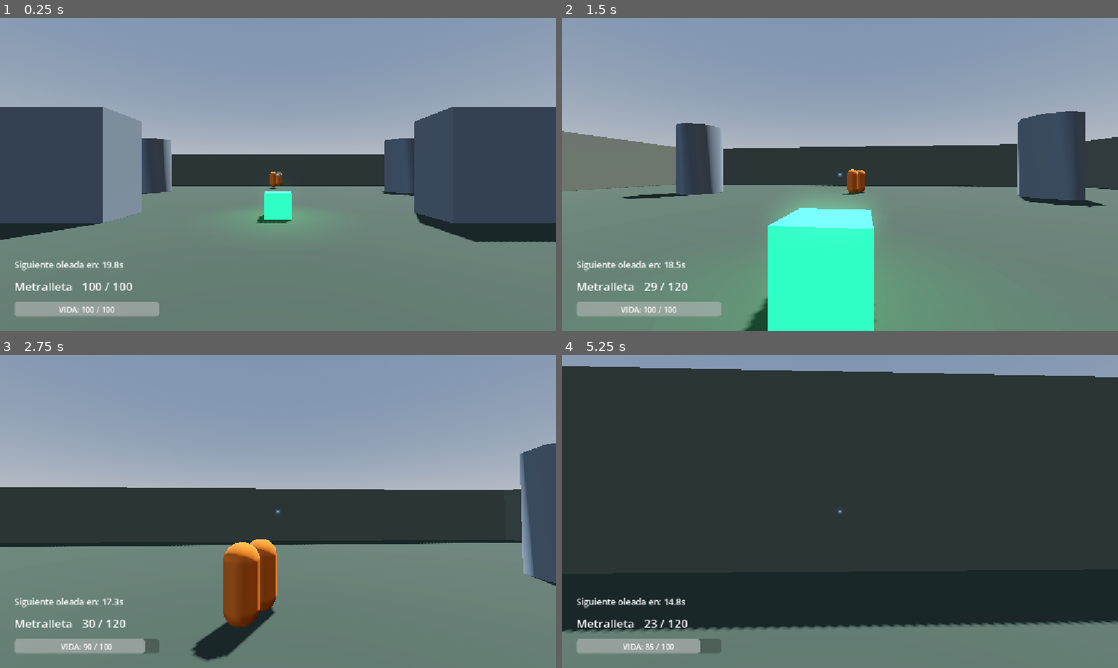
Above: before the commit, frames 1-4 (two rows, left to right).
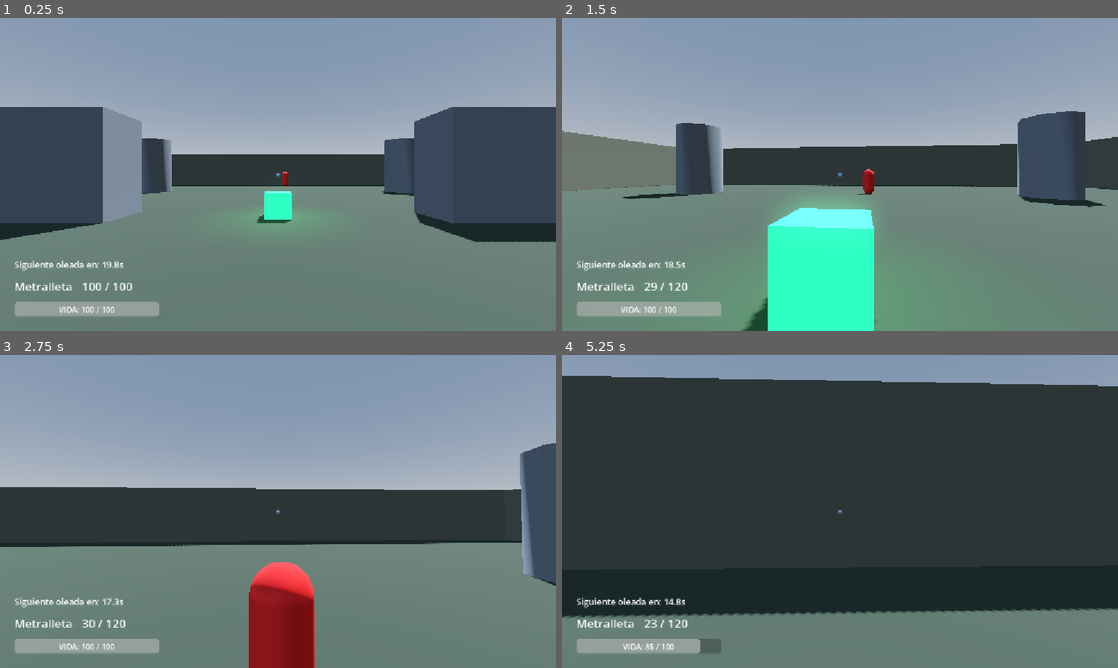
Above: after the commit, the same moments.

Repository: Jillkrav/Fps-Prueba
Game: Godot game, scene res://scenes/maps/map_2.tscn
The game is run twice, just before and just after one commit, with the same random seed, the same clock (stepped at 60 frames per second) and the same inputs. This scene is started directly instead of the project's main scene. The engine's default icon, where the game draws it, is replaced by a stand-in: a white triangle on a blue panel in a dark square.
Inputs (mouse positions are in pixels of both pictures, inside the frame that each line leads up to):
- Up to frame 1 (0.25 s): no input
- Up to frame 2 (1.5 s): tap Enter (ui_accept) at 0.5, 0.77 s; move the mouse to (867, 174) at 0.52 s; hold R 0.53-1.28 s; hold W from 0.53 s (still down); click (867, 174) at 0.67 s; move the mouse to (812, 174) at 1.27 s; tap F at 1.35 s
- Up to frame 3 (2.75 s): keep holding W; tap Enter (ui_accept) at 1.52 s; move the mouse to (289, 505) at 2.02 s; hold Space from 2.03 s (still down)
- Up to frame 4 (5.25 s): keep holding W; move the mouse to (834, 517) at 2.77 s; release Space at 2.78 s; tap R at 2.85 s; click (834, 517) at 2.92 s; tap Enter (ui_accept) at 3.02, 3.77, 4.52 s; move the mouse to (878, 514) at 3.52 s; hold F 3.53-4.28 s; move the mouse to (795, 508) at 4.27 s; tap Space at 4.35 s; move the mouse to (845, 511) at 5.02 s; hold R from 5.03 s (still down); click (845, 511) at 5.17 s

The runs differ from the first frame. In frame 1, 0.2% of the frame differs, in the area x 48-52%, y 49-55%; in frame 2, 0.4%; in frame 3, 6.4%; in frame 4, 7.7%, in the area x 0-100%, y 3-89%.
Error after the commit: Parse Error: Identifier "target_player" not declared in the current scope. (res://scripts/npc_pistolero.gd:24)

Commit message:
fix: relacion NPC funcional, aliados con color, invisible correcto, dev_menu rutas corregidas

Diff:
--- a/scripts/dev_menu.gd
+++ b/scripts/dev_menu.gd
@@ -1,17 +1,15 @@
-## Menu de desarrollo. Se activa con Q desde player.gd.
+## Menu de desarrollo. Se activa con Q desde hud.gd.
 ## Permite: ponerse invisible a los NPC y spawnear NPC configurados manualmente.
 extends Control
 
 # ─────────────────────────────────────────────────────
 # ESCENAS DE NPC DISPONIBLES
-# Para agregar un arma nueva: agregar entrada aquí + crear su escena.
 # ─────────────────────────────────────────────────────
 
 const NPC_SCENES: Dictionary = {
-	"melee":      "res://scenes/enemies/enemy_melee.tscn",
-	"pistolero":  "res://scenes/enemies/enemy_pistolero.tscn",
-	"escopetero": "res://scenes/enemies/enemy_escopetero.tscn",
-	# Futura metralleta: "metralleta": "res://scenes/enemies/enemy_metralleta.tscn",
+	"melee":      "res://scenes/npcs/npc_melee.tscn",
+	"pistolero":  "res://scenes/npcs/npc_pistolero.tscn",
+	"escopetero": "res://scenes/npcs/npc_escopetero.tscn",
 }
 
 # ─────────────────────────────────────────────────────
@@ -40,16 +38,15 @@
 # ─────────────────────────────────────────────────────
 
 func _ready() -> void:
-	# Asegurar que este nodo siempre procese aunque el juego esté pausado
 	process_mode = Node.PROCESS_MODE_ALWAYS
 
-	opt_relacion.add_item("Enemigo",  EnemyBase.Relacion.ENEMIGO)
-	opt_relacion.add_item("Neutral",  EnemyBase.Relacion.NEUTRAL)
-	opt_relacion.add_item("Amigable", EnemyBase.Relacion.AMIGABLE)
+	opt_relacion.add_item("Enemigo",  NpcBase.Relacion.ENEMIGO)
+	opt_relacion.add_item("Neutral",  NpcBase.Relacion.NEUTRAL)
+	opt_relacion.add_item("Amigable", NpcBase.Relacion.AMIGABLE)
 
-	opt_experiencia.add_item("Baja",  EnemyBase.Experiencia.BAJA)
-	opt_experiencia.add_item("Media", EnemyBase.Experiencia.MEDIA)
-	opt_experiencia.add_item("Alta",  EnemyBase.Experiencia.ALTA)
+	opt_experiencia.add_item("Baja",  NpcBase.Experiencia.BAJA)
+	opt_experiencia.add_item("Media", NpcBase.Experiencia.MEDIA)
+	opt_experiencia.add_item("Alta",  NpcBase.Experiencia.ALTA)
 
 	for arma_key in NPC_SCENES.keys():
 		opt_arma.add_item(arma_key.capitalize())
@@ -64,14 +61,13 @@
 	btn_volver.pressed.connect(_on_volver_pressed)
 
 # ─────────────────────────────────────────────────────
-# TOGGLE DEL MENU (llamado desde player.gd)
+# TOGGLE DEL MENU
 # ─────────────────────────────────────────────────────
 
 func toggle_menu() -> void:
 	visible = !visible
 	panel_npc.visible = false
 	panel_principal.visible = true
-
 	if visible:
 		Input.mouse_mode = Input.MOUSE_MODE_VISIBLE
 	else:
@@ -113,13 +109,13 @@
 		push_error("DevMenu: no se pudo cargar la escena: " + scene_path)
 		return
 
-	var npc: EnemyBase = packed.instantiate() as EnemyBase
+	var npc: NpcBase = packed.instantiate() as NpcBase
 	if not npc:
-		push_error("DevMenu: la escena no es un EnemyBase: " + scene_path)
+		push_error("DevMenu: la escena no es un NpcBase: " + scene_path)
 		return
 
-	npc.relacion    = relacion_id as EnemyBase.Relacion
-	npc.experiencia = experiencia_id as EnemyBase.Experiencia
+	npc.relacion    = relacion_id as NpcBase.Relacion
+	npc.experiencia = experiencia_id as NpcBase.Experiencia
 
 	var player: Node3D = get_tree().get_first_node_in_group("player") as Node3D
 	if not player:
@@ -135,6 +131,7 @@
 	world.add_child(npc)
 	npc.global_transform.origin = spawn_pos
 
-	lbl_status.text = "NPC spawneado: " + arma_key.capitalize()
+	lbl_status.text = "NPC spawneado: " + arma_key.capitalize() \
+		+ " (" + opt_relacion.get_item_text(opt_relacion.get_selected()) + ")"
 	panel_npc.visible = false
 	panel_principal.visible = true
--- a/scripts/npc_base.gd
+++ b/scripts/npc_base.gd
@@ -22,28 +22,13 @@
 # IDENTIDAD
 # ─────────────────────────────────────────
 
-## Nombre visible del NPC
 @export var npc_name: String = "NPC"
-
-## Especie del NPC. Afectará altura máxima, velocidad base, gravedad y rango de visión.
 @export var especie: String = ""
-
-## Sexo. Determina qué carpeta de voces se usa.
 @export var sexo: Sexo = Sexo.MASCULINO
-
-## Relación con el jugador: amigable, neutral o enemigo.
 @export var relacion: Relacion = Relacion.ENEMIGO
-
-## Nivel de experiencia. Afectará precisión, frecuencia de disparo y multiplicador de daño.
 @export var experiencia: Experiencia = Experiencia.MEDIA
-
-## Ruta del skin visual del NPC (ej: res://skins/gatos/soldados/enemigos/Macho02)
 @export var skin_path: String = ""
-
-## Ruta del audio de voz del NPC (ej: res://sonidos/machos/Macho01)
 @export var voz_path: String = ""
-
-## Estado actual del NPC. Empieza en IDLE para todos.
 @export var estado: Estado = Estado.IDLE
 
 # ─────────────────────────────────────────
@@ -61,9 +46,10 @@
 # ─────────────────────────────────────────
 
 var current_health: float = 30.0
-var target_player: Player = null
+var target: Node3D = null
 var last_attack_time: int = 0
 var is_dead: bool = false
+var _base_color: Color = Color.WHITE
 
 var gravity: float = ProjectSettings.get_setting("physics/3d/default_gravity")
 
@@ -75,24 +61,37 @@
 
 func _ready() -> void:
 	current_health = max_health
-	var players: Array = get_tree().get_nodes_in_group("player")
-	if players.size() > 0:
-		target_player = players[0] as Player
+	_apply_relation_color()
+	_pick_target()
 
 func _physics_process(delta: float) -> void:
 	if is_dead:
 		return
+
+	# Refrescar objetivo si murió
+	if target == null or not is_instance_valid(target) \
+		or (target.has_method("is_dead") and target.get("is_dead") == true):
+		_pick_target()
 
 	if not is_on_floor():
 		velocity.y -= gravity * delta
 	else:
 		velocity.y = 0.0
 
-	if target_player and not target_player.is_dead:
-		var target_pos: Vector3 = target_player.global_transform.origin
+	# Invisible: si el jugador está en el grupo, los ENEMIGOS se detienen
+	if relacion == Relacion.ENEMIGO:
+		var player: Node = get_tree().get_first_node_in_group("player")
+		if player and player.is_in_group("invisible_to_npc"):
+			velocity.x = move_toward(velocity.x, 0, speed)
+			velocity.z = move_toward(velocity.z, 0, speed)
+			move_and_slide()
+			return
+
+	if target and is_instance_valid(target):
+		var target_pos: Vector3 = target.global_transform.origin
 		var direction: Vector3 = Vector3.ZERO
 
-		if navigation_agent and !navigation_agent.is_navigation_finished():
+		if navigation_agent and not navigation_agent.is_navigation_finished():
 			navigation_agent.target_position = target_pos
 			var next_path_pos: Vector3 = navigation_agent.get_next_path_position()
 			direction = (next_path_pos - global_transform.origin).normalized()
@@ -103,9 +102,9 @@
 		direction = direction.normalized()
 		look_at_target_flat(target_pos)
 
-		var dist_to_player: float = global_transform.origin.distance_to(target_pos)
-
-		if dist_to_player <= attack_range:
+		var dist: float = global_transform.origin.distance_to(target_pos)
+
+		if dist <= attack_range:
 			velocity.x = 0
 			velocity.z = 0
 			attempt_attack()
@@ -119,6 +118,50 @@
 	move_and_slide()
 
 # ─────────────────────────────────────────
+# RELACION: COLOR Y OBJETIVO
+# ─────────────────────────────────────────
+
+func _apply_relation_color() -> void:
+	var mesh: MeshInstance3D = get_node_or_null("MeshInstance3D")
+	if not mesh:
+		return
+	var mat: StandardMaterial3D = StandardMaterial3D.new()
+	match relacion:
+		Relacion.ENEMIGO:
+			mat.albedo_color = Color(0.85, 0.15, 0.15)
+		Relacion.AMIGABLE:
+			var opciones: Array[Color] = [
+				Color(0.1, 0.4, 0.9),
+				Color(0.1, 0.75, 0.95),
+				Color(0.15, 0.8, 0.3),
+			]
+			mat.albedo_color = opciones[randi() % opciones.size()]
+		Relacion.NEUTRAL:
+			mat.albedo_color = Color(0.7, 0.7, 0.1)
+	_base_color = mat.albedo_color
+	mesh.set_surface_override_material(0, mat)
+
+func _pick_target() -> void:
+	target = null
+	match relacion:
+		Relacion.ENEMIGO:
+			var player: Node = get_tree().get_first_node_in_group("player")
+			if player:
+				target = player as Node3D
+		Relacion.AMIGABLE:
+			var closest_dist: float = INF
+			for node in get_tree().get_nodes_in_group("npc"):
+				if node == self:
+					continue
+				if node is NpcBase and node.relacion == Relacion.ENEMIGO and not node.is_dead:
+					var d: float = global_transform.origin.distance_to(node.global_transform.origin)
+					if d < closest_dist:
+						closest_dist = d
+						target = node as Node3D
+		Relacion.NEUTRAL:
+			target = null
+
+# ─────────────────────────────────────────
 # MOVIMIENTO
 # ─────────────────────────────────────────
 
@@ -133,34 +176,35 @@
 
 func attempt_attack() -> void:
 	var current_time: int = Time.get_ticks_msec()
-	var time_since_last_attack: float = (current_time - last_attack_time) / 1000.0
-	if time_since_last_attack >= attack_rate:
+	var elapsed: float = (current_time - last_attack_time) / 1000.0
+	if elapsed >= attack_rate:
 		last_attack_time = current_time
 		perform_attack()
 
-## Sobreescribir en clases hijas para definir el ataque específico de cada NPC.
 func perform_attack() -> void:
-	if target_player and target_player.has_method("take_damage"):
-		target_player.take_damage(damage)
+	if target and target.has_method("take_damage"):
+		target.take_damage(damage)
 
 func take_damage(amount: float) -> void:
 	if is_dead:
 		return
 	current_health -= amount
 	current_health = clamp(current_health, 0, max_health)
-	flash_red()
+	flash_hit()
 	if current_health <= 0:
 		die()
 
-func flash_red() -> void:
+func flash_hit() -> void:
 	var mesh: MeshInstance3D = get_node_or_null("MeshInstance3D")
 	if mesh:
-		var mat: Material = mesh.get_surface_override_material(0)
-		if mat is StandardMaterial3D:
-			var orig_color: Color = mat.albedo_color
-			mat.albedo_color = Color.RED
-			var timer: SceneTreeTimer = get_tree().create_timer(0.1)
-			timer.timeout.connect(func() -> void: mat.albedo_color = orig_color)
+		var mat: StandardMaterial3D = mesh.get_surface_override_material(0) as StandardMaterial3D
+		if mat:
+			mat.albedo_color = Color.WHITE
+			var t: SceneTreeTimer = get_tree().create_timer(0.1)
+			t.timeout.connect(func() -> void:
+				if is_instance_valid(mat):
+					mat.albedo_color = _base_color
+			)
 
 func die() -> void:
 	is_dead = true
@@ -170,23 +214,18 @@
 # DEBUG
 # ─────────────────────────────────────────
 
-## Dibuja un laser de debug temporal. Compartido por todos los NPC de rango.
 func draw_debug_laser(start: Vector3, end: Vector3, color: Color = Color.WHITE) -> void:
 	var mesh_instance: MeshInstance3D = MeshInstance3D.new()
 	var immediate_mesh: ImmediateMesh = ImmediateMesh.new()
 	var material: StandardMaterial3D = StandardMaterial3D.new()
-
 	mesh_instance.mesh = immediate_mesh
 	material.shading_mode = StandardMaterial3D.SHADING_MODE_UNSHADED
 	material.albedo_color = color
 	mesh_instance.material_override = material
-
 	get_parent().add_child(mesh_instance)
-
 	immediate_mesh.surface_begin(Mesh.PRIMITIVE_LINES)
 	immediate_mesh.surface_add_vertex(start)
 	immediate_mesh.surface_add_vertex(end)
 	immediate_mesh.surface_end()
-
 	var timer: SceneTreeTimer = get_tree().create_timer(0.08)
 	timer.timeout.connect(func() -> void: mesh_instance.queue_free())
--- a/scripts/spawner.gd
+++ b/scripts/spawner.gd
@@ -5,7 +5,9 @@
 @export var spawn_count_per_cycle: int = 3
 @export var spawn_points_paths: Array[NodePath] = []
 
-# Referencias a escenas de NPCs precargadas
+## Porcentaje de NPC amigables por wave (0.0 = todos enemigos, 1.0 = todos aliados)
+@export_range(0.0, 1.0) var friendly_ratio: float = 0.0
+
 var npc_melee_scene: PackedScene      = preload("res://scenes/npcs/npc_melee.tscn")
 var npc_pistolero_scene: PackedScene  = preload("res://scenes/npcs/npc_pistolero.tscn")
 var npc_escopetero_scene: PackedScene = preload("res://scenes/npcs/npc_escopetero.tscn")
@@ -15,19 +17,16 @@
 var hud: CanvasLayer = null
 
 func _ready() -> void:
-	# Encontrar los Marker3D de spawn reales a partir de los paths
 	for path in spawn_points_paths:
 		var node: Node = get_node_or_null(path)
 		if node is Marker3D:
 			spawn_points.append(node)
 
-	# Si no se configuraron por exportación, buscar hijos Marker3D
 	if spawn_points.is_empty():
 		for child in get_children():
 			if child is Marker3D:
 				spawn_points.append(child)
 
-	# Configurar timer de spawn
 	spawn_timer = Timer.new()
 	spawn_timer.wait_time = spawn_interval
 	spawn_timer.one_shot = false
@@ -35,7 +34,6 @@
 	add_child(spawn_timer)
 	spawn_timer.timeout.connect(_on_spawn_timeout)
 
-	# Buscar HUD para actualizar tiempo restante
 	hud = get_tree().get_first_node_in_group("hud") as CanvasLayer
 	if not hud:
 		var hud_nodes: Array = get_tree().get_nodes_in_group("hud")
@@ -57,20 +55,16 @@
 func spawn_wave() -> void:
 	if spawn_points.is_empty():
 		return
-
 	if not is_inside_tree() or not get_parent().is_inside_tree():
 		return
 
 	for i in range(spawn_count_per_cycle):
 		var point: Marker3D = spawn_points[randi() % spawn_points.size()]
-
 		if not point.is_inside_tree():
 			continue
 
-		# Distribución de tipos: 50% melee, 30% pistolero, 20% escopetero
 		var npc_scene: PackedScene
 		var roll: float = randf()
-
 		if roll < 0.5:
 			npc_scene = npc_melee_scene
 		elif roll < 0.8:
@@ -78,7 +72,16 @@
 		else:
 			npc_scene = npc_escopetero_scene
 
-		var npc: CharacterBody3D = npc_scene.instantiate() as CharacterBody3D
+		var npc: NpcBase = npc_scene.instantiate() as NpcBase
+		if not npc:
+			continue
+
+		# Asignar relacion antes de add_child para que _ready lo aplique
+		if randf() < friendly_ratio:
+			npc.relacion = NpcBase.Relacion.AMIGABLE
+		else:
+			npc.relacion = NpcBase.Relacion.ENEMIGO
+
 		var spawn_pos: Vector3 = point.global_transform.origin + Vector3(
 			randf_range(-1.0, 1.0), 0.0, randf_range(-1.0, 1.0)
 		)
